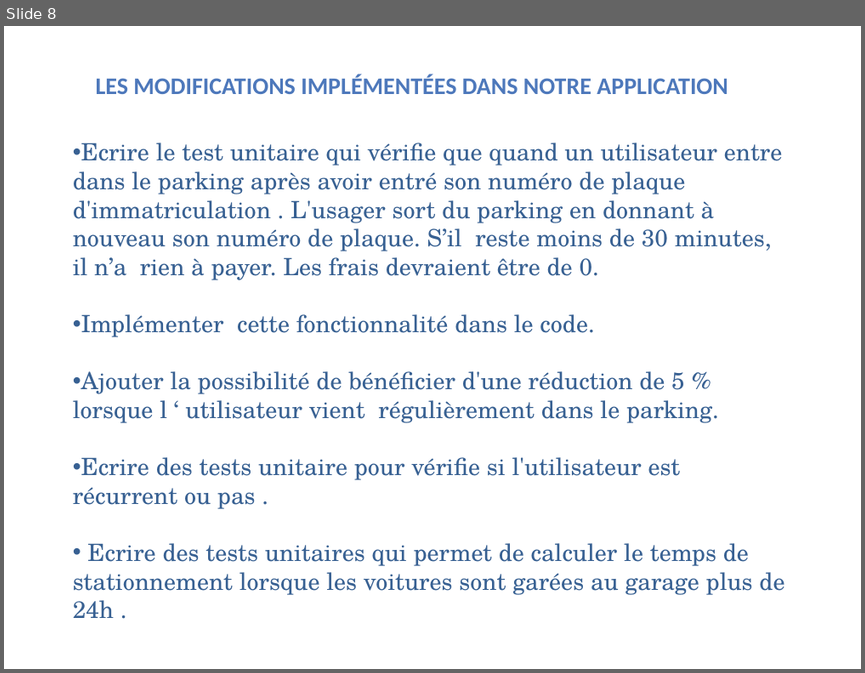
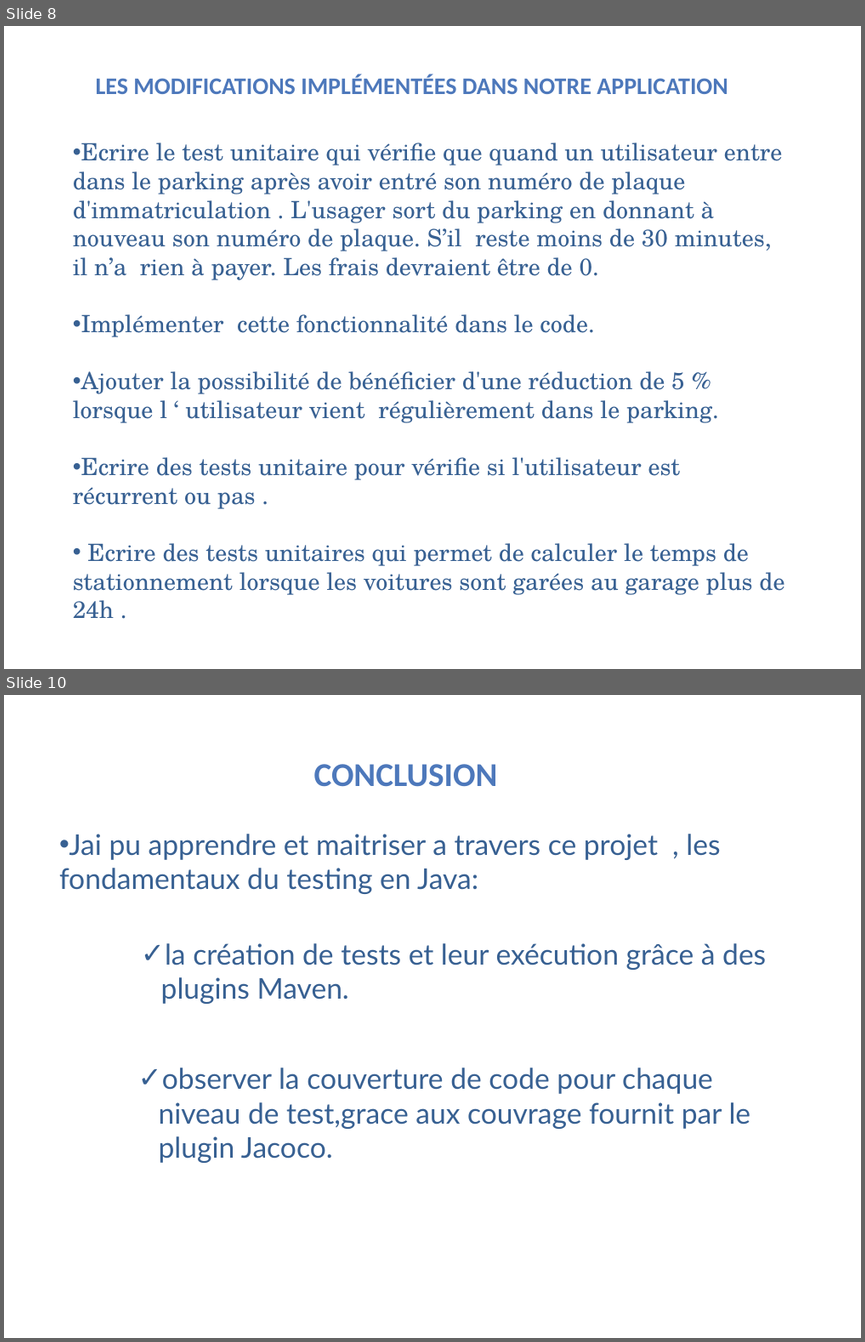
Before and after one commit to KalouiSanaa/projet5-openclassroom, a slide deck: p5_kaloui-sanaa-presentation.pptx. Shown one above the other, each under a label of ours: slide 8 before the commit, slides 8 and 10 after it; the slides between them are not shown. The pictures are 865x673 and 865x1342 pixels, drawn with LibreOffice and Linux fonts; fonts in the diff are those of the drawing; background and template pictures are left out. Boxes give left, top, right and bottom in pixels: in the first picture for what was removed or moved away, otherwise in the second. Text is boxed around its words. In the diff, an @@ line names an element or a change of style, - is before the commit and + after.

```diff
--- a/p5_kaloui-sanaa-presentation.pptx
+++ b/p5_kaloui-sanaa-presentation.pptx
@@ slide 10 added at bbox=[4, 695, 861, 1338], background picture (left out) @@
@@ text added at bbox=[314, 764, 498, 787], 28 pt, text gradient #7494C9 to #4D79BC to #346AAA to #325F94 to #315D91, bold @@
+CONCLUSION
@@ text added at bbox=[59, 834, 720, 894], 24 pt, text #376092 @@
+• Jai pu apprendre et maitriser a travers ce projet , les fondamentaux du testing en Java:
@@ text added at bbox=[161, 943, 766, 1004], 24 pt, text #376092 @@
+      ✓ la création de tests et leur exécution grâce à des plugins Maven.
@@ text added at bbox=[159, 1067, 751, 1163], 24 pt, text #376092 @@
+    ✓ observer la couverture de code pour chaque niveau de test,grace aux couvrage fournit par le plugin Jacoco.
```
Also in this commit, not shown: 2 slides changed, 1 other slide added, 1 slide removed.
